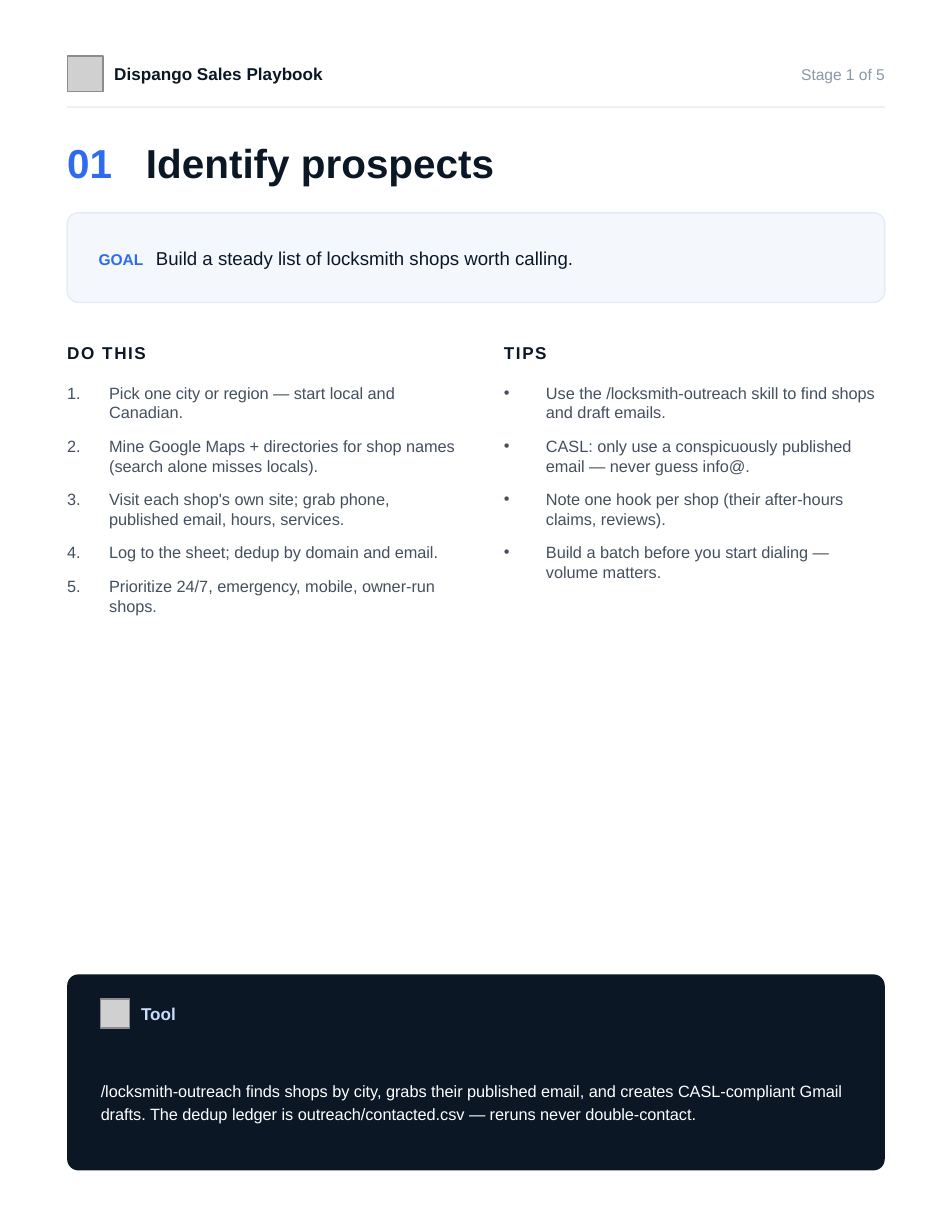
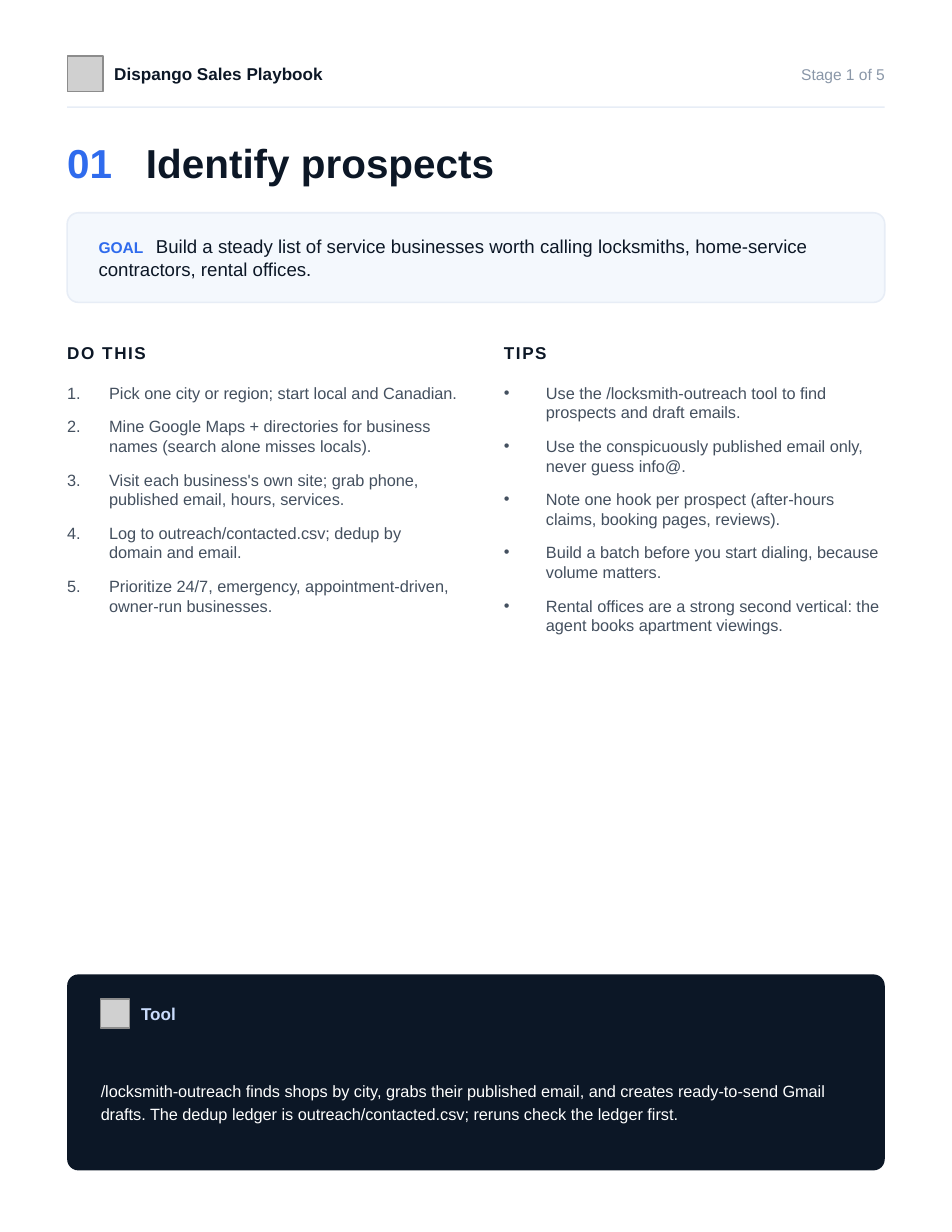
Before and after one commit to miguelangelsegura/mj-locksmith-webhook, a slide deck: slide 3 of sales/Dispango-sales-playbook.pptx. Drawn at 952x1232 pixels with LibreOffice and Linux fonts; fonts in the diff are those of the drawing; grey boxes stand for pictures. Boxes give left, top, right and bottom in pixels: in the first picture for what was removed or moved away, otherwise in the second. Text is boxed around its words. In the diff, an @@ line names an element or a change of style, - is before the commit and + after.

```diff
--- a/sales/Dispango-sales-playbook.pptx
+++ b/sales/Dispango-sales-playbook.pptx
@@ text at (x1=99, y1=239, x2=807, y2=279): text changed @@
-GOAL Build a steady list of locksmith shops worth calling.
+GOAL Build a steady list of service businesses worth calling locksmiths, home-service contractors, rental offices.
@@ text at (x1=109, y1=387, x2=457, y2=612): text changed @@
-1. Pick one city or region — start local and Canadian.
-2. Mine Google Maps + directories for shop names (search alone misses locals).
-3. Visit each shop's own site; grab phone, published email, hours, services.
-4. Log to the sheet; dedup by domain and email.
-5. Prioritize 24/7, emergency, mobile, owner-run shops.
+1. Pick one city or region; start local and Canadian.
+2. Mine Google Maps + directories for business names (search alone misses locals).
+3. Visit each business's own site; grab phone, published email, hours, services.
+4. Log to outreach/contacted.csv; dedup by domain and email.
+5. Prioritize 24/7, emergency, appointment-driven, owner-run businesses.
@@ text at (x1=546, y1=387, x2=879, y2=635): text changed @@
-• Use the /locksmith-outreach skill to find shops and draft emails.
-• CASL: only use a conspicuously published email — never guess info@.
-• Note one hook per shop (their after-hours claims, reviews).
-• Build a batch before you start dialing — volume matters.
+• Use the /locksmith-outreach tool to find prospects and draft emails.
+• Use the conspicuously published email only, never guess info@.
+• Note one hook per prospect (after-hours claims, booking pages, reviews).
+• Build a batch before you start dialing, because volume matters.
+• Rental offices are a strong second vertical: the agent books apartment viewings.
@@ text at (x1=101, y1=1085, x2=825, y2=1124): text changed @@
-/locksmith-outreach finds shops by city, grabs their published email, and creates CASL-compliant Gmail drafts. The dedup ledger is outreach/contacted.csv — reruns never double-contact.
+/locksmith-outreach finds shops by city, grabs their published email, and creates ready-to-send Gmail drafts. The dedup ledger is outreach/contacted.csv; reruns check the ledger first.
```
Also in this commit, not shown: 7 other slides changed, 1 slide added.
